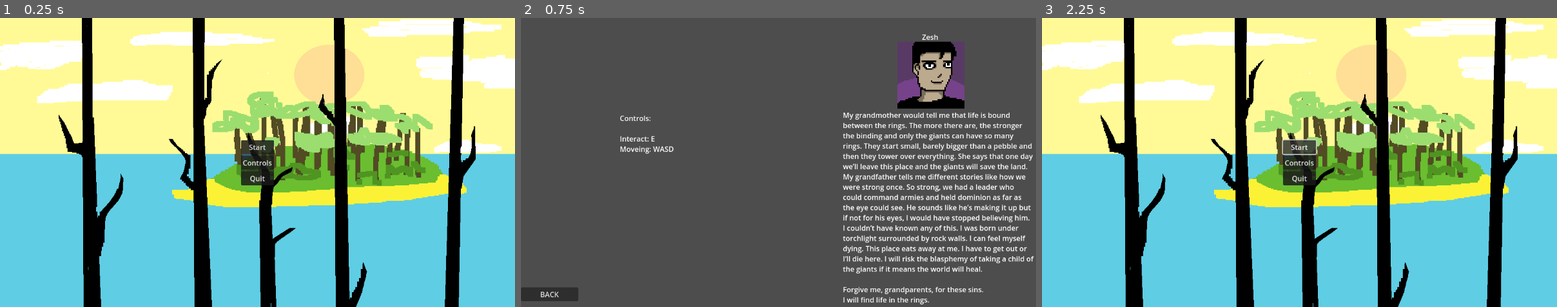
Above: before the commit, frames 1-3 (left to right).
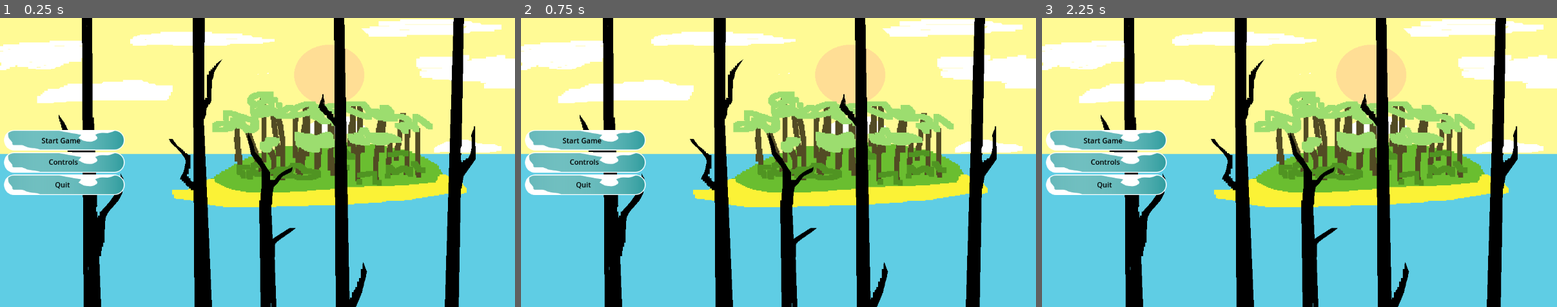
Above: after the commit, the same moments.

Repository: Phanatik/PGJ2024
Game: Godot game, scene res://scenes/MainMenu.tscn
Same seed, same stepped clock (60 frames per second), same inputs: the game is played once before the commit and once after it.
Inputs (mouse positions are in pixels of both pictures, inside the frame that each line leads up to):
- Up to frame 1 (0.25 s): no input
- Up to frame 2 (0.75 s): click "Controls" (after the commit: "[center]Controls [/center]") at 0.5 s
- Up to frame 3 (2.25 s): click (1072, 295) at 1.25 s, where only the run before the commit has a clickable "BACK"; click "Start" (after the commit: "[center]Start Game[/center]") at 2 s

The runs differ from the first frame. In frame 1, 5.7% of the frame differs, in the area x 0-54%, y 38-62%; in frame 2, 100%, in the area x 0-100%, y 0-100%; in frame 3, 5.8%.

Commit message:
Changes to menus

Diff:
--- /dev/null
+++ b/assets/menu/Button.svg
@@ -0,0 +1,15 @@
+<svg width="270" height="46" viewBox="0 0 270 46" fill="none" xmlns="http://www.w3.org/2000/svg">
+<rect x="1" y="1" width="268" height="44" rx="22" fill="#63B6B8"/>
+<rect x="1" y="1" width="268" height="44" rx="22" fill="url(#paint0_linear_1_5)" fill-opacity="0.75"/>
+<rect x="1" y="1" width="268" height="44" rx="22" stroke="white" stroke-width="2"/>
+<path d="M173.782 10.5086C155.864 7.40229 119.733 1.07068 118.555 0.594818H250.118C245.618 2.51148 235.636 6.34482 231.709 6.34482C226.8 6.34482 219.927 5.55171 215.018 6.34482C211.091 6.9793 205.527 9.38505 203.236 10.5086L207.9 16.2586C210.6 20.2241 202.255 23.7931 197.836 25.181C194.436 26.2494 190.473 25.9741 184.582 25.181C179.869 24.5465 177.218 23.4626 176.482 23L167.4 17.8448L173.782 10.5086Z" fill="white" stroke="white"/>
+<path d="M10 17.8889C9.80364 16.4613 7.77273 10.3859 9.5 5.4762L4 10.5873L1 23L4 34.3647L7.5 39.7181L12.4182 42.2957L14.8727 44.0802L19.0455 45.0716H81.6364L77.9545 43.4854C75.6636 42.8905 70.3455 41.6612 67.4 41.5026C63.7182 41.3043 60.0364 40.9078 54.3909 39.7181C48.7455 38.5285 51.6909 38.925 47.5182 37.1405C43.3455 35.3561 40.6455 34.3647 38.1909 34.3647H28.1273H20.7636C19.8636 33.7698 18.0636 32.3423 18.0636 31.3905V28.4164C17.3273 26.3015 10.1964 19.3165 10 17.8889Z" fill="white" stroke="white"/>
+<defs>
+<linearGradient id="paint0_linear_1_5" x1="0" y1="23" x2="270" y2="23" gradientUnits="userSpaceOnUse">
+<stop stop-color="#D1FFFA" stop-opacity="0"/>
+<stop offset="0.29" stop-color="#9EE0DD" stop-opacity="0.29"/>
+<stop offset="0.605" stop-color="#6CC2C1" stop-opacity="0.45"/>
+<stop offset="1" stop-color="#1C9294"/>
+</linearGradient>
+</defs>
+</svg>
--- a/scenes/MainMenu.tscn
+++ b/scenes/MainMenu.tscn
@@ -1,7 +1,8 @@
-[gd_scene load_steps=3 format=3 uid="uid://c8f42e3aor2xs"]
+[gd_scene load_steps=4 format=3 uid="uid://c8f42e3aor2xs"]
 
 [ext_resource type="Script" path="res://scripts/MainMenu.gd" id="1_l6q04"]
 [ext_resource type="Texture2D" uid="uid://bimoas6i2ns8c" path="res://assets/menu/Main-menu_art.png" id="2_i1nyp"]
+[ext_resource type="Texture2D" uid="uid://cccput2yhxp23" path="res://assets/menu/Button.svg" id="3_wo0r0"]
 
 [node name="MainMenu" type="Control"]
 layout_mode = 3
@@ -21,40 +22,76 @@
 grow_vertical = 2
 texture = ExtResource("2_i1nyp")
 
-[node name="PanelContainer" type="PanelContainer" parent="."]
-layout_mode = 1
-anchors_preset = 8
-anchor_left = 0.5
-anchor_top = 0.5
-anchor_right = 0.5
-anchor_bottom = 0.5
-offset_left = -23.0
-offset_top = -33.0
-offset_right = 23.0
-offset_bottom = 33.0
-grow_horizontal = 2
-grow_vertical = 2
-
-[node name="VBoxContainer" type="VBoxContainer" parent="PanelContainer"]
-layout_mode = 2
-
-[node name="StartButton" type="Button" parent="PanelContainer/VBoxContainer"]
-layout_mode = 2
-text = "Start"
-
-[node name="Controls" type="Button" parent="PanelContainer/VBoxContainer"]
-layout_mode = 2
-text = "Controls"
-
-[node name="QuitButton" type="Button" parent="PanelContainer/VBoxContainer"]
-layout_mode = 2
-text = "Quit"
-
 [node name="TITLE" type="TextureRect" parent="."]
 layout_mode = 0
 offset_right = 399.0
 offset_bottom = 304.0
 
-[connection signal="pressed" from="PanelContainer/VBoxContainer/StartButton" to="." method="_on_start_button_pressed"]
-[connection signal="pressed" from="PanelContainer/VBoxContainer/Controls" to="." method="_on_controls_pressed"]
-[connection signal="pressed" from="PanelContainer/VBoxContainer/QuitButton" to="." method="_on_quit_button_pressed"]
+[node name="VBoxContainer" type="VBoxContainer" parent="."]
+layout_mode = 2
+offset_left = 9.0
+offset_top = 251.0
+offset_right = 279.0
+offset_bottom = 397.0
+
+[node name="StartButton" type="TextureButton" parent="VBoxContainer"]
+layout_mode = 2
+texture_normal = ExtResource("3_wo0r0")
+
+[node name="RichTextLabel" type="RichTextLabel" parent="VBoxContainer/StartButton"]
+modulate = Color(0, 0, 0, 1)
+layout_mode = 1
+anchors_preset = 15
+anchor_right = 1.0
+anchor_bottom = 1.0
+offset_left = 81.0
+offset_top = 12.0
+offset_right = -95.0
+offset_bottom = -7.0
+grow_horizontal = 2
+grow_vertical = 2
+bbcode_enabled = true
+text = "[center]Start Game[/center]"
+
+[node name="controls" type="TextureButton" parent="VBoxContainer"]
+layout_mode = 2
+texture_normal = ExtResource("3_wo0r0")
+
+[node name="RichTextLabel" type="RichTextLabel" parent="VBoxContainer/controls"]
+modulate = Color(0, 0, 0, 1)
+layout_mode = 1
+anchors_preset = 15
+anchor_right = 1.0
+anchor_bottom = 1.0
+offset_left = 96.0
+offset_top = 10.0
+offset_right = -100.0
+offset_bottom = -13.0
+grow_horizontal = 2
+grow_vertical = 2
+bbcode_enabled = true
+text = "[center]Controls
+[/center]"
+
+[node name="quit" type="TextureButton" parent="VBoxContainer"]
+layout_mode = 2
+texture_normal = ExtResource("3_wo0r0")
+
+[node name="RichTextLabel" type="RichTextLabel" parent="VBoxContainer/quit"]
+modulate = Color(0, 0, 0, 1)
+layout_mode = 1
+anchors_preset = 15
+anchor_right = 1.0
+anchor_bottom = 1.0
+offset_left = 99.0
+offset_top = 11.0
+offset_right = -106.0
+offset_bottom = -8.0
+grow_horizontal = 2
+grow_vertical = 2
+bbcode_enabled = true
+text = "[center]Quit[/center]"
+
+[connection signal="pressed" from="VBoxContainer/StartButton" to="." method="_on_start_button_pressed"]
+[connection signal="pressed" from="VBoxContainer/controls" to="." method="_on_controls_pressed"]
+[connection signal="pressed" from="VBoxContainer/quit" to="." method="_on_quit_pressed"]
--- a/scenes/control_menu.tscn
+++ b/scenes/control_menu.tscn
@@ -1,7 +1,8 @@
-[gd_scene load_steps=4 format=3 uid="uid://bh3m1426pcjo5"]
+[gd_scene load_steps=5 format=3 uid="uid://bh3m1426pcjo5"]
 
 [ext_resource type="Script" path="res://scripts/control_menu.gd" id="1_r0eje"]
 [ext_resource type="Texture2D" uid="uid://8bbf4bhnxo3b" path="res://assets/player/Zesh.png" id="2_7inh3"]
+[ext_resource type="Texture2D" uid="uid://cccput2yhxp23" path="res://assets/menu/Button.svg" id="2_ax2qo"]
 
 [sub_resource type="Theme" id="Theme_4e7xn"]
 
@@ -27,14 +28,29 @@
 anchors_preset = 15
 anchor_right = 1.0
 anchor_bottom = 1.0
-offset_top = 604.0
-offset_right = -1024.0
+offset_left = 2.0
+offset_top = 603.0
+offset_right = -880.0
+offset_bottom = 1.0
 grow_horizontal = 2
 grow_vertical = 2
 
-[node name="Back" type="Button" parent="VBoxContainer"]
+[node name="TextureButton" type="TextureButton" parent="VBoxContainer"]
 layout_mode = 2
-text = "BACK"
+texture_normal = ExtResource("2_ax2qo")
+
+[node name="RichTextLabel" type="RichTextLabel" parent="VBoxContainer/TextureButton"]
+layout_mode = 1
+anchors_preset = -1
+anchor_top = -13.109
+anchor_right = 4.259
+anchor_bottom = 1.0
+offset_left = 112.0
+offset_top = 615.014
+offset_right = -981.93
+offset_bottom = -1.0
+bbcode_enabled = true
+text = "Back"
 
 [node name="RichTextLabel" type="RichTextLabel" parent="."]
 layout_mode = 1
@@ -86,4 +102,4 @@
 theme = SubResource("Theme_4e7xn")
 text = "Zesh"
 
-[connection signal="pressed" from="VBoxContainer/Back" to="." method="_on_back_pressed"]
+[connection signal="pressed" from="VBoxContainer/TextureButton" to="." method="_on_texture_button_pressed"]
--- a/scripts/MainMenu.gd
+++ b/scripts/MainMenu.gd
@@ -10,18 +10,12 @@
 func _process(delta):
 	pass
 
-
-func _on_start_button_pressed():
-	var scene = load("res://scenes/tilemap.tscn")
-	get_tree().change_scene_to_packed(scene)
-	pass # Replace with function body.
-
-
-func _on_quit_button_pressed():
-	get_tree().quit()
-	pass # Replace with function body.
-
-
 func _on_controls_pressed():
 	var scene = load("res://scenes/control_menu.tscn")
 	get_tree().change_scene_to_packed(scene)
+
+func _on_start_button_pressed():
+	var scene = load("res://Level1.tscn")
+
+func _on_quit_pressed():
+	get_tree().quit()
--- a/scripts/control_menu.gd
+++ b/scripts/control_menu.gd
@@ -11,6 +11,6 @@
 	pass
 
 
-func _on_back_pressed():
+func _on_texture_button_pressed():
 	var scene = load("res://scenes/MainMenu.tscn")
 	get_tree().change_scene_to_packed(scene)
Not shown, added: assets/menu/Button.svg.import
